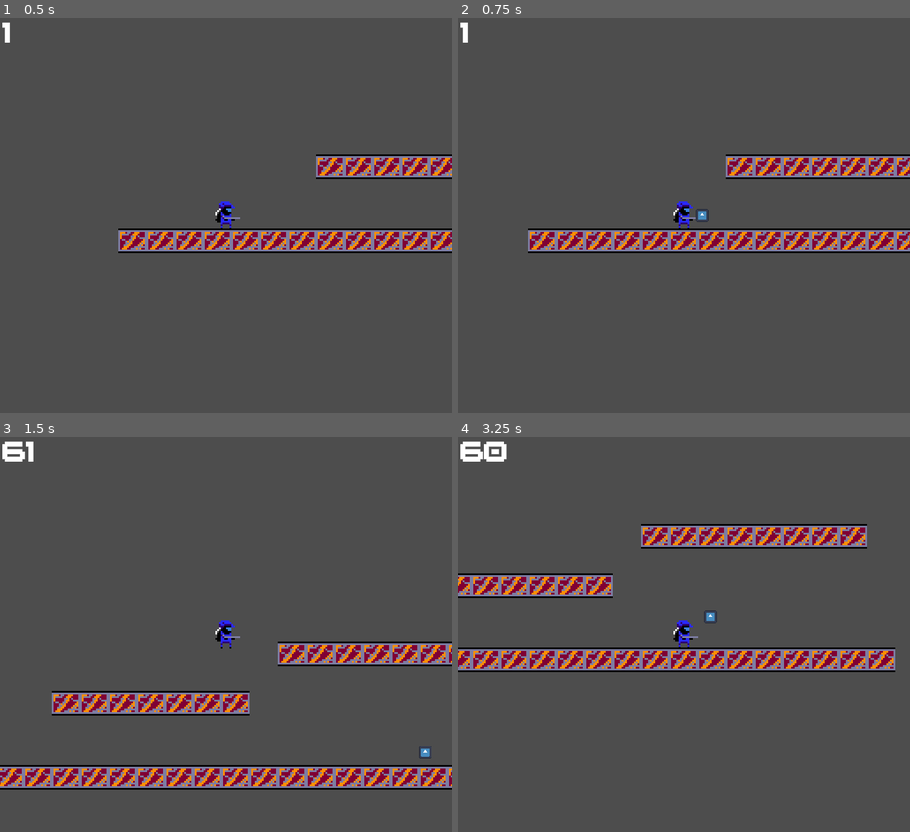
Above: before the commit, frames 1-4 (two rows, left to right).
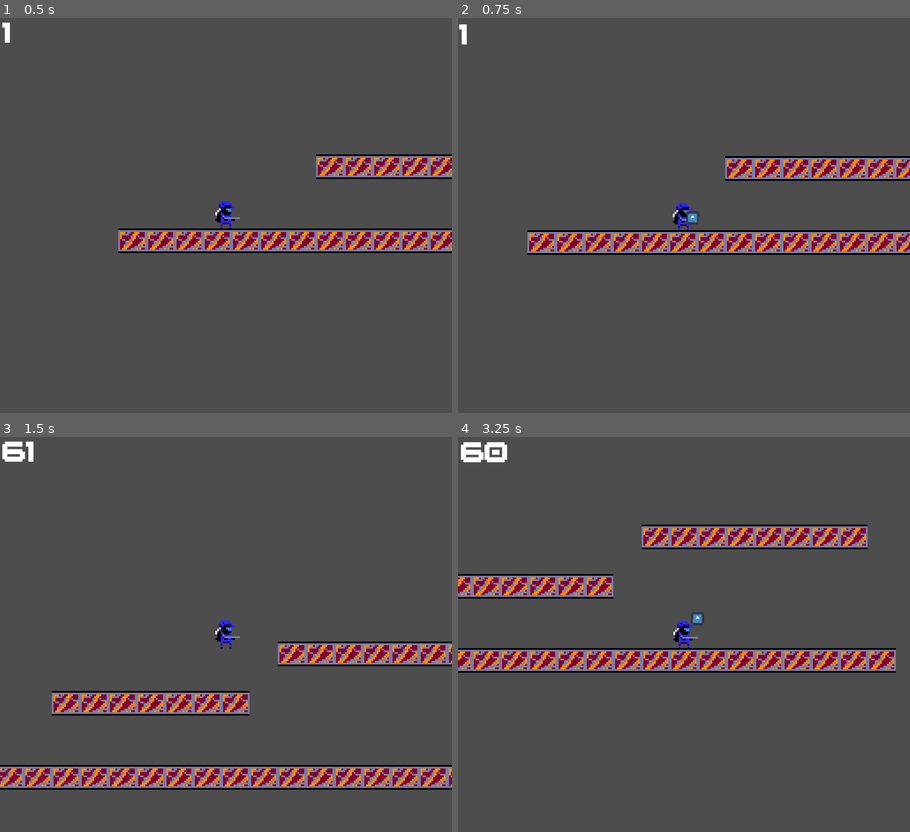
Above: after the commit, the same moments.

Repository: UnknownRori/bunker-the-game
Game: Godot game, scene res://scene/world.tscn
The game is run twice, just before and just after one commit, with the same random seed, the same clock (stepped at 60 frames per second) and the same inputs. The engine's default icon, where the game draws it, is replaced by a stand-in: a white triangle on a blue panel in a dark square.
Inputs:
- Up to frame 1 (0.5 s): no input
- Up to frame 2 (0.75 s): tap Enter (Start) at 0.5 s; hold Right (right) from 0.53 s (still down); tap Z (A) at 0.6 s
- Up to frame 3 (1.5 s): keep holding Right (right); tap Up (up) at 0.77, 0.8, 1.07, 1.35 s
- Up to frame 4 (3.25 s): tap Up (up) at 1.52, 1.82, 2.3, 3.02 s; tap Z (A) at 1.55, 2.1, 3.05 s; release Right (right) at 2.03 s; hold Left (left) 2.03-2.78 s; hold Right (right) from 2.78 s (still down); tap X (B) at 2.85 s

Frame 1 is identical in both runs. In frame 2, 5.4% of the frame differs, in the area x 0-100%, y 1-60%; in frame 3, less than 0.1%; in frame 4, 3.8%.

Commit message:
📦 add screenshake, housekeeping the bullet

Diff:
--- a/project.godot
+++ b/project.godot
@@ -20,6 +20,7 @@
 
 window/size/viewport_width=256
 window/size/viewport_height=224
+window/size/mode=4
 window/size/resizable=false
 window/stretch/mode="canvas_items"
 
--- a/scene/Player/player_bullet.tscn
+++ b/scene/Player/player_bullet.tscn
@@ -6,8 +6,8 @@
 [sub_resource type="RectangleShape2D" id="RectangleShape2D_m0mhi"]
 
 [node name="Bullet" type="Area2D"]
-collision_layer = 2
-collision_mask = 2
+gravity_space_override = 1
+gravity = 50.0
 script = ExtResource("1_l5qt3")
 
 [node name="CollisionShape2D" type="CollisionShape2D" parent="."]
@@ -17,3 +17,5 @@
 [node name="Sprite2D" type="Sprite2D" parent="."]
 scale = Vector2(0.056, 0.056)
 texture = ExtResource("2_xrn6m")
+
+[connection signal="body_entered" from="." to="." method="_on_body_entered"]
--- a/scene/Utils/PlayerCamera.tscn
+++ b/scene/Utils/PlayerCamera.tscn
@@ -1,8 +1,10 @@
-[gd_scene load_steps=2 format=3 uid="uid://txyla52r81r3"]
+[gd_scene load_steps=3 format=3 uid="uid://txyla52r81r3"]
 
+[ext_resource type="Script" path="res://src/PlayerCamera.gd" id="1_47prk"]
 [ext_resource type="PackedScene" uid="uid://6hr0qxmudxx1" path="res://scene/Utils/FPSCounter.tscn" id="1_wyh34"]
 
 [node name="PlayerCamera" type="Camera2D"]
+script = ExtResource("1_47prk")
 
 [node name="FpsCounter" parent="." instance=ExtResource("1_wyh34")]
 position = Vector2(-127, -110)
--- a/scene/world.tscn
+++ b/scene/world.tscn
@@ -792,7 +792,7 @@
 [node name="Player" parent="." instance=ExtResource("1_y1asa")]
 position = Vector2(61, 129)
 
-[node name="TileMap" type="TileMap" parent="."]
+[node name="TileMap" type="TileMap" parent="." groups=["platform"]]
 tile_set = SubResource("TileSet_u1ocq")
 format = 2
 layer_0/name = "terrain"
--- a/src/Composable/AttackComponent.gd
+++ b/src/Composable/AttackComponent.gd
@@ -3,13 +3,14 @@
 @onready var parent = get_parent()
 @onready var controllable = get_parent().get_node("Controllable")
 @onready var movement = get_parent().get_node("Movement")
+@onready var player_camera = get_parent().get_node("PlayerCamera")
 @onready var basic_timer = $BasicTimer
 @onready var special_timer = $SpecialTimer
 
 @onready var root = get_node("/root/World")
 
 @export var basic_firerate = 0.5
-@export var bullet_speed = 300
+@export var bullet_speed = 250
 
 @export var direction = Vector2.ZERO
 var can_fire_basic = true
@@ -44,6 +45,9 @@
 	can_fire_basic = false
 	basic_timer.start()
 
+	if (player_camera):
+		player_camera.add_trauma(0.2)
+
 	var bullet = basic.instantiate()
 	bullet.position = parent.position
 	var velocity = Vector2(movement.direction_face * bullet_speed, 0.)
--- a/src/Composable/Movement.gd
+++ b/src/Composable/Movement.gd
@@ -1,14 +1,14 @@
 extends Node
 
 @export var speed = 550
-@export var jump_power = -1000
+@export var jump_power = -800
 
 @export var friction = 50
 @export var acceleration = 70
 
 @export var gravity = 60
 @export var max_jumps = 2
-@export var direction_face = 0
+@export var direction_face = 1
 var current_jump = 0
 
 @onready var parent = get_parent()
--- /dev/null
+++ b/src/PlayerCamera.gd
@@ -0,0 +1,25 @@
+extends Camera2D
+
+@export var decay = 0.8
+@export var max_offset = Vector2(100, 75)
+@export var max_roll = 0.1
+
+var trauma = 0.0
+var trauma_power = 2
+
+func add_trauma(amount):
+	trauma = min(trauma + amount, 1.0)
+
+func shake():
+	var amount = pow(trauma, trauma_power)
+	rotation = max_roll * amount * randf_range(-1, 1)
+	offset.x = max_offset.x * amount * randf_range(-1, 1)
+	offset.y = max_offset.y * amount * randf_range(-1, 1)
+
+func _ready():
+	randomize()
+
+func _process(delta):
+	if trauma:
+		trauma = max(trauma - decay * delta, 0)
+		shake()
--- a/src/bullet.gd
+++ b/src/bullet.gd
@@ -1,4 +1,4 @@
-extends Node2D
+extends Area2D
 
 @export var velocity = Vector2.ZERO
 
@@ -8,6 +8,12 @@
 	pass
 
 func _physics_process(delta):
+	velocity.y += gravity * delta
 	position += velocity * delta
-	print(velocity)
+	rotation = velocity.angle()
 	pass
+
+
+func _on_body_entered(body):
+	if (body.is_in_group("platform")):
+		queue_free()
Not shown, changed: .gitignore
Not shown, added: scene/Component/Att1E88.tmp
